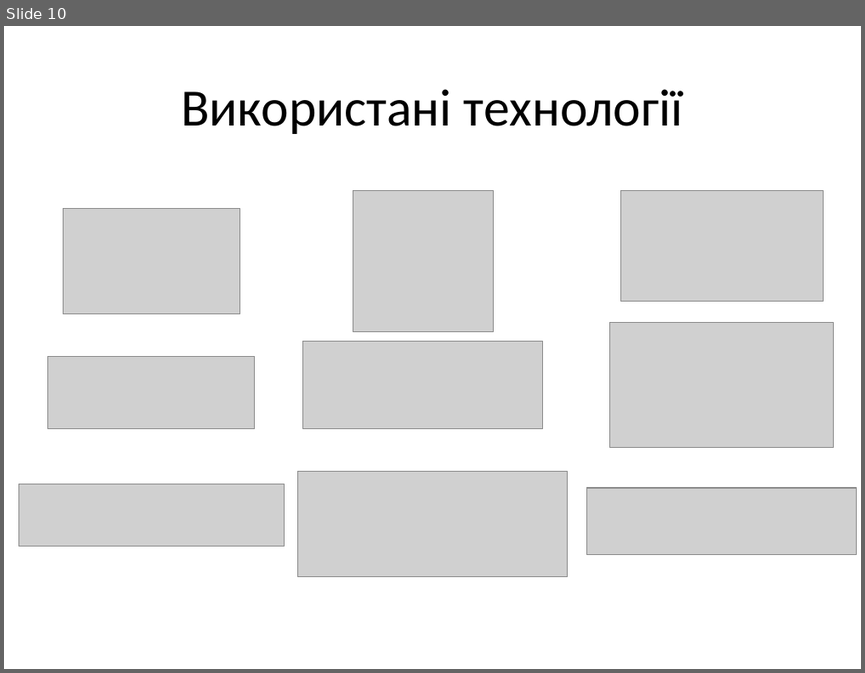
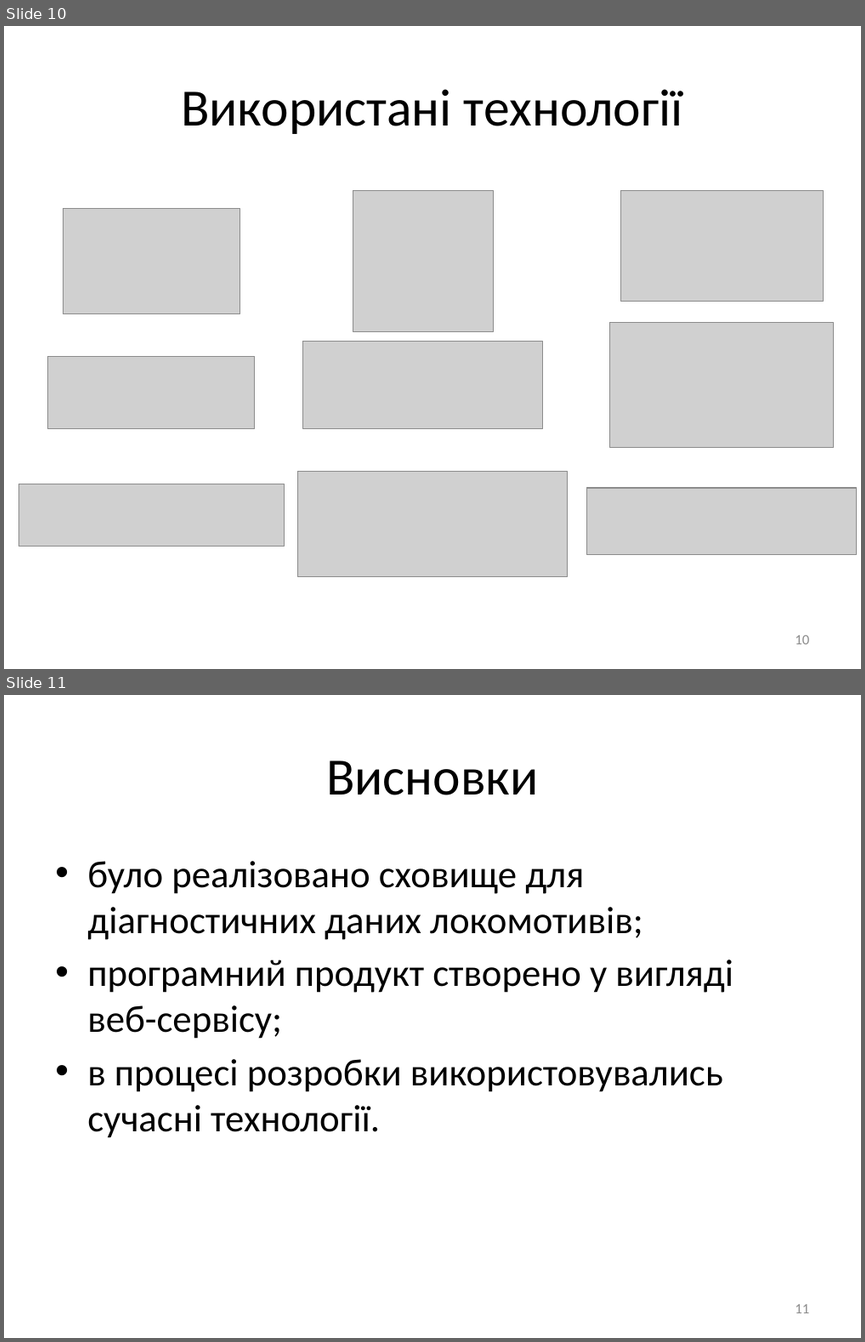
Before and after one commit to 6-pz-train/files, a slide deck: docs/anatoliy/Презентация.pptx. Shown one above the other, each under a label of ours: slide 10 before the commit, slides 10 and 11 after it. The pictures are 865x673 and 865x1342 pixels, drawn with LibreOffice and Linux fonts; fonts in the diff are those of the drawing; grey boxes stand for pictures. Boxes give left, top, right and bottom in pixels: in the first picture for what was removed or moved away, otherwise in the second. Text is boxed around its words. In the diff, an @@ line names an element or a change of style, - is before the commit and + after.

```diff
--- a/docs/anatoliy/Презентация.pptx
+++ b/docs/anatoliy/Презентация.pptx
@@ slide 11 added at <box>4,695,861,1338</box>, background #FFFFFF @@
@@ title added at <box>326,760,538,795</box>, 44 pt, text #000000 @@
+Висновки
@@ text added at <box>87,861,733,1138</box>, 32 pt, text #000000 @@
+• було реалізовано сховище для діагностичних даних локомотивів;
+• програмний продукт створено у вигляді веб-сервісу;
+• в процесі розробки використовувались сучасні технології.
@@ page number added at <box>794,1304,809,1313</box>, 12 pt, text #8C8C8C @@
+11
@@ slide 10 changed as well @@
@@ page number added at <box>794,635,809,644</box>, 12 pt, text #8C8C8C @@
+10
```
Also in this commit, not shown: 10 other slides changed.
